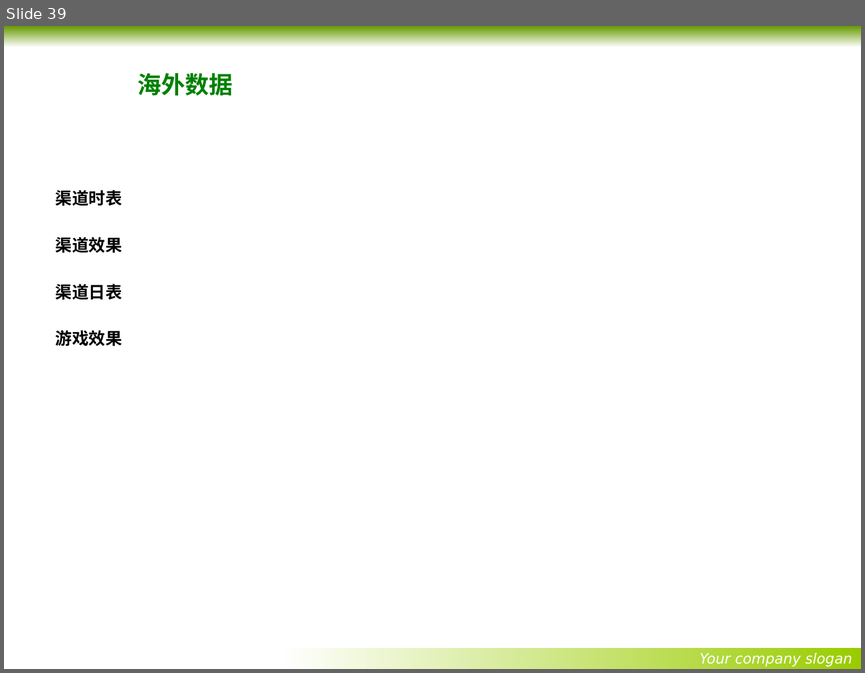
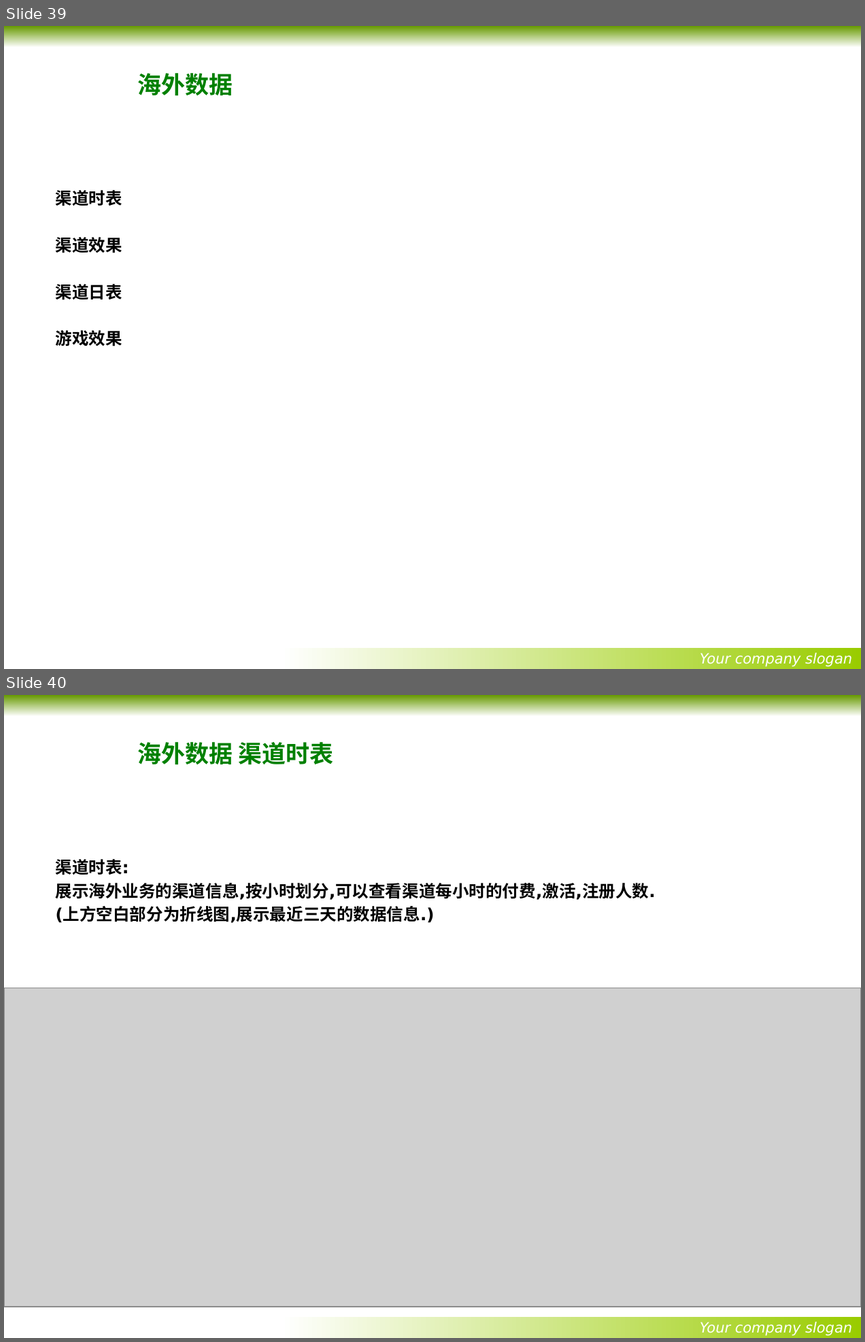
Before and after one commit to wangxiqunlucky/x-mind, a slide deck: youyun/优云项目讲解内容-最终正式版.pptx. Shown one above the other, each under a label of ours: slide 39 before the commit, slides 39 and 40 after it. The pictures are 865x673 and 865x1342 pixels, drawn with LibreOffice and Linux fonts; fonts in the diff are those of the drawing; grey boxes stand for pictures; background and template pictures are left out. Boxes give left, top, right and bottom in pixels: in the first picture for what was removed or moved away, otherwise in the second. Text is boxed around its words. In the diff, an @@ line names an element or a change of style, - is before the commit and + after.

Commit message:
2017年4月17日01:11:21
完成优云项目思维导图和ppt,还差数据库关系

```diff
--- a/youyun/优云项目讲解内容-最终正式版.pptx
+++ b/youyun/优云项目讲解内容-最终正式版.pptx
@@ slide 40 added at [4, 695, 861, 1338], background picture (left out); not listed: 2 template elements that a slide beside it also shows @@
@@ title added at [137, 742, 333, 764], 20 pt, text #008000, bold @@
+海外数据 渠道时表
@@ text added at [56, 859, 655, 923], 14 pt, text #000000, bold @@
+渠道时表:
+展示海外业务的渠道信息,按小时划分,可以查看渠道每小时的付费,激活,注册人数.
+(上方空白部分为折线图,展示最近三天的数据信息.)
@@ picture added at [4, 988, 861, 1307] @@
```
Also in this commit, not shown: 1 slide changed, 15 other slides added, 7 slides removed, 1 other file.
